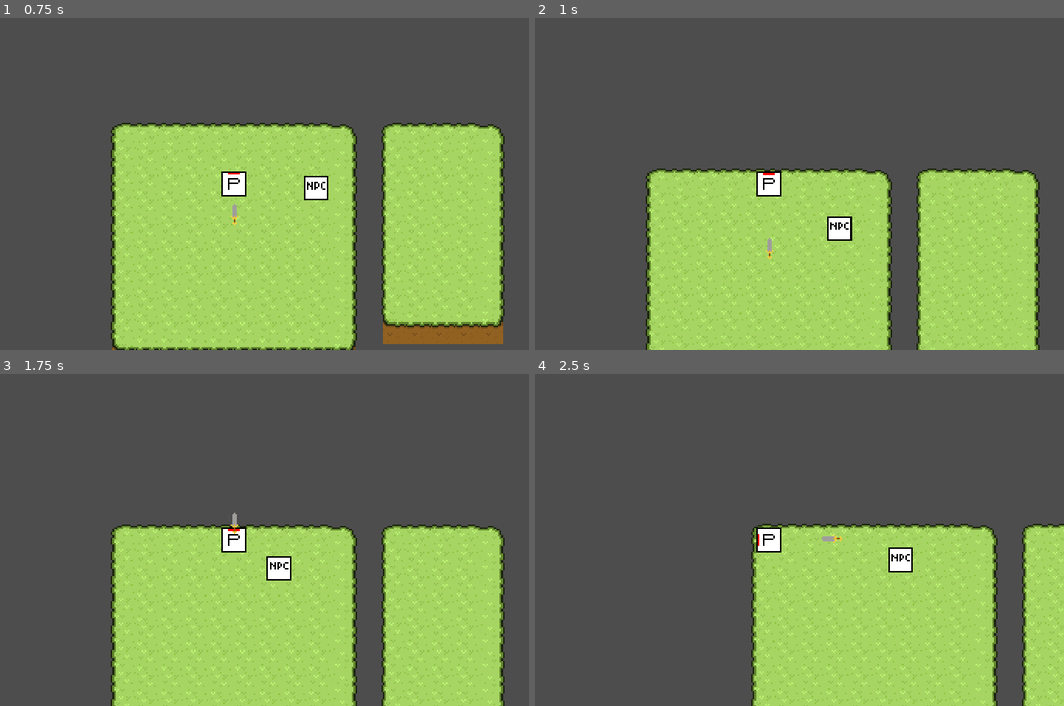
Above: before the commit, frames 1-4 (two rows, left to right).
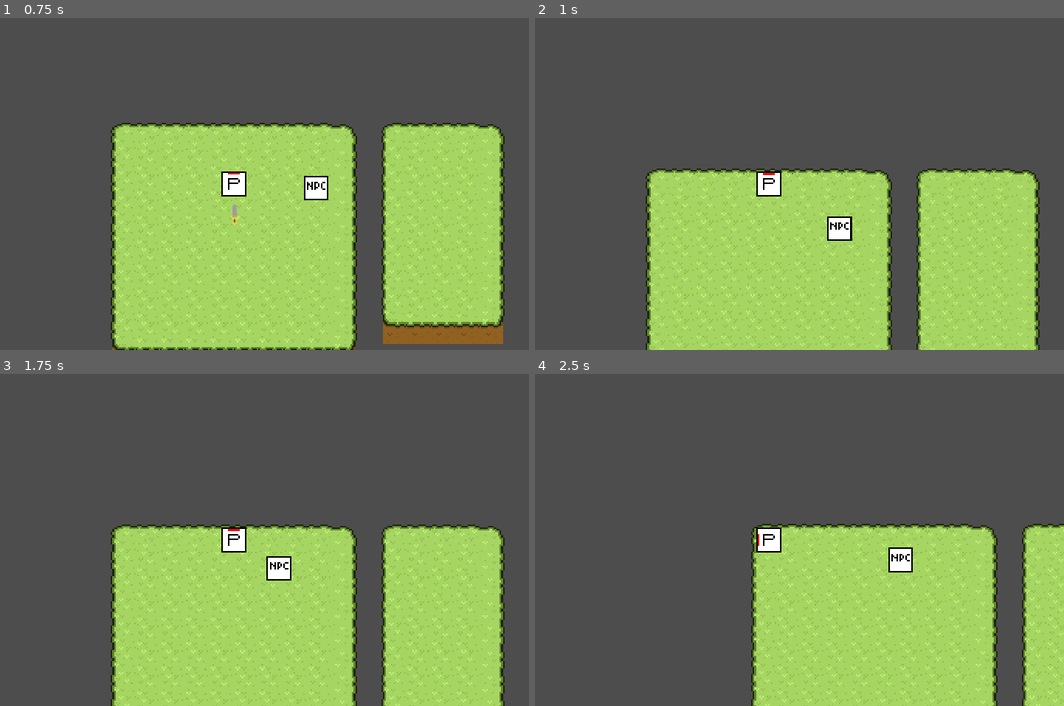
Above: after the commit, the same moments.

Repository: DisappointmentIncarnate/CapstoneProject
Game: Godot game, scene res://Scenes/test_level.tscn
Same seed, same stepped clock (60 frames per second), same inputs: the game is played once before the commit and once after it.
Inputs:
- Up to frame 1 (0.75 s): tap Enter at 0.5 s; hold Up (up) from 0.53 s (still down); tap Z (input1) at 0.6 s
- Up to frame 2 (1 s): keep holding Up (up)
- Up to frame 3 (1.75 s): keep holding Up (up); tap Z (input1) at 1.35 s
- Up to frame 4 (2.5 s): release Up (up) at 2.03 s; hold A (left) from 2.03 s (still down); tap Z (input1) at 2.1 s

Frame 1 is identical in both runs. In frame 2, less than 0.1% of the frame differs, in the area x 43-46%, y 66-73%; in frame 3, less than 0.1%; in frame 4, less than 0.1%, in the area x 54-59%, y 48-51%.

Commit message:
Weapon knockback
The test enemy now gets pushed back when hit

Diff:
--- a/Scripts/basic_dagger.gd
+++ b/Scripts/basic_dagger.gd
@@ -1,8 +1,8 @@
 extends Node2D
 
 var weaponDamage = 10
-var weaponKnockback = 1
-var weaponDuration = 0.7
+var weaponKnockback = 2.3
+var weaponDuration = 0.2
 var weaponSpeed = 30
 var direction = Vector2.DOWN #default value of down
 
@@ -10,6 +10,7 @@
 	pass
 
 func _ready(): #after the object is made, immediately start the timer
+	$DurationTimer.set_wait_time(weaponDuration)
 	$DurationTimer.start()
 
 # Called every frame. 'delta' is the elapsed time since the previous frame.
--- a/Scripts/enemy_template.gd
+++ b/Scripts/enemy_template.gd
@@ -33,3 +33,6 @@
 		print('Enemy Health: ' + str(enemyHealth))
 		if(enemyHealth <= 0): #if it goes to or below 0 hp, remove from scene
 			queue_free()
+		else:
+			var knockback_dir = area.owner.position.direction_to(self.position) #direction from weapon to self
+			position += (knockback_dir * area.owner.weaponKnockback) * 10 #pushes the enemy back based on weapon knockback strength
